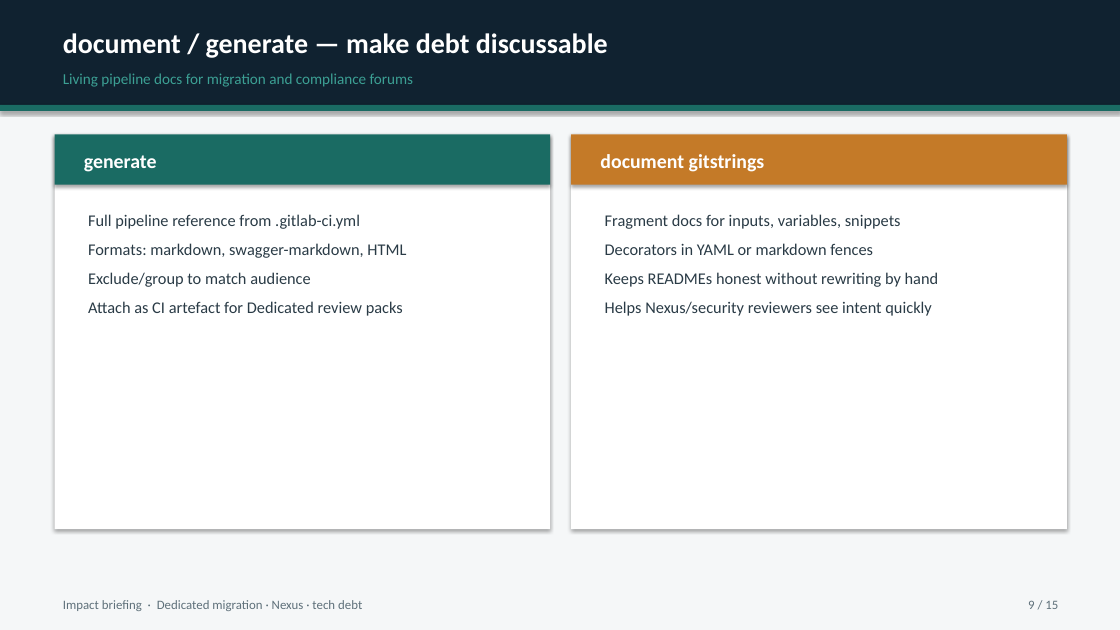
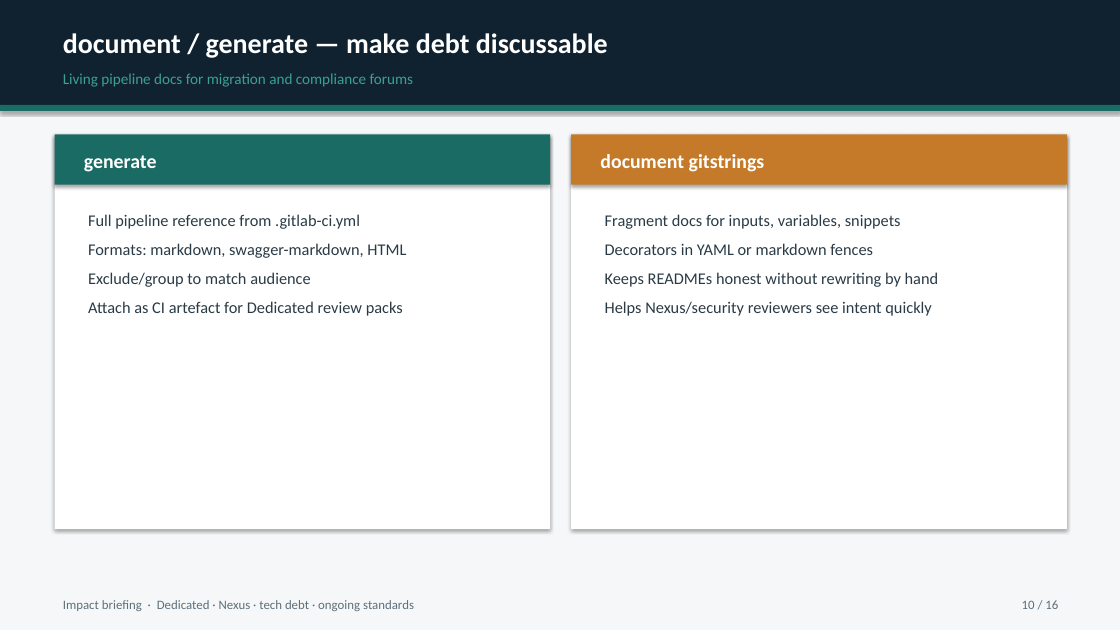
Before and after one commit to MaturityBuilder/gitlab-compliance, a slide deck: slide 10 of docs/presentations/gitlab-compliance-dedicated-nexus-impact.pptx (slide 9 before the commit). Drawn at 1120x630 pixels with LibreOffice and Linux fonts; fonts in the diff are those of the drawing. Boxes give left, top, right and bottom in pixels: in the first picture for what was removed or moved away, otherwise in the second. Text is boxed around its words. In the diff, an @@ line names an element or a change of style, - is before the commit and + after.

```diff
--- a/docs/presentations/gitlab-compliance-dedicated-nexus-impact.pptx
+++ b/docs/presentations/gitlab-compliance-dedicated-nexus-impact.pptx
@@ text at [63, 600, 414, 611]: text changed @@
-Impact briefing · Dedicated migration · Nexus · tech debt
+Impact briefing · Dedicated · Nexus · tech debt · ongoing standards
@@ text at [1022, 600, 1058, 609]: text changed @@
-9 / 15
+10 / 16
```
Also in this commit, not shown: 14 other slides changed, 1 slide added, 2 other files.
